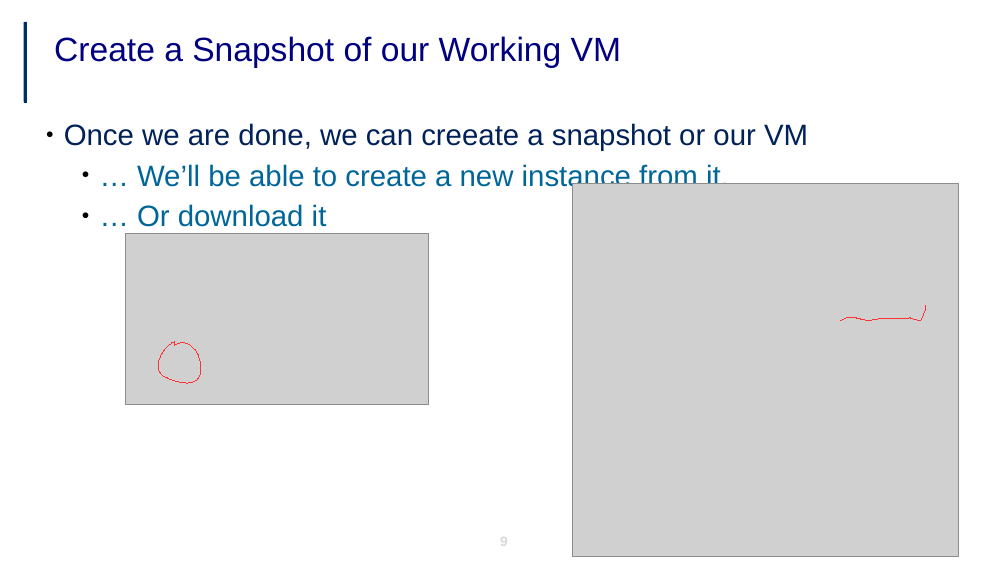
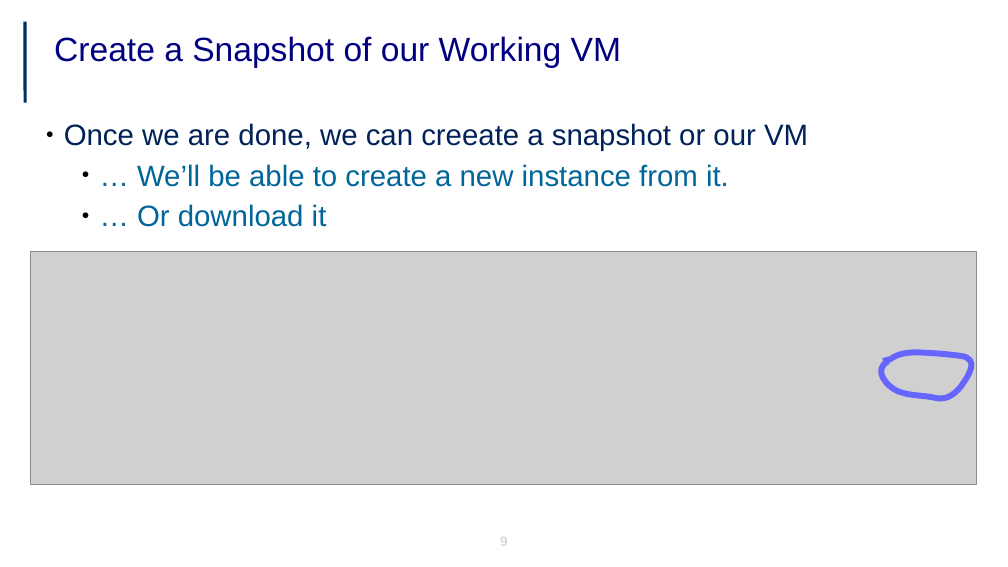
Before and after one commit to jicarretero/SummitMalaga2017, a slide deck: slide 9 of FiwareUtrecht.odp. Drawn at 1008x567 pixels with LibreOffice and Linux fonts; fonts in the diff are those of the drawing; grey boxes stand for pictures; background and template pictures are left out. Boxes give left, top, right and bottom in pixels: in the first picture for what was removed or moved away, otherwise in the second. Text is boxed around its words. In the diff, an @@ line names an element or a change of style, - is before the commit and + after.

```diff
--- a/FiwareUtrecht.odp
+++ b/FiwareUtrecht.odp
@@ picture removed at box(126, 233, 429, 405) @@
@@ picture: place and size @@
-picture at box(572, 183, 959, 557)
+picture at box(31, 252, 977, 485)
@@ freeform shape removed at box(841, 306, 926, 321) @@
@@ freeform shape removed at box(158, 342, 201, 383) @@
@@ freeform shape added at box(881, 352, 971, 399), outline #6666FF 5.67 pt @@
```
Also in this commit, not shown: 8 other slides changed, 3 slides added, 3 slides removed, 9 other files.
